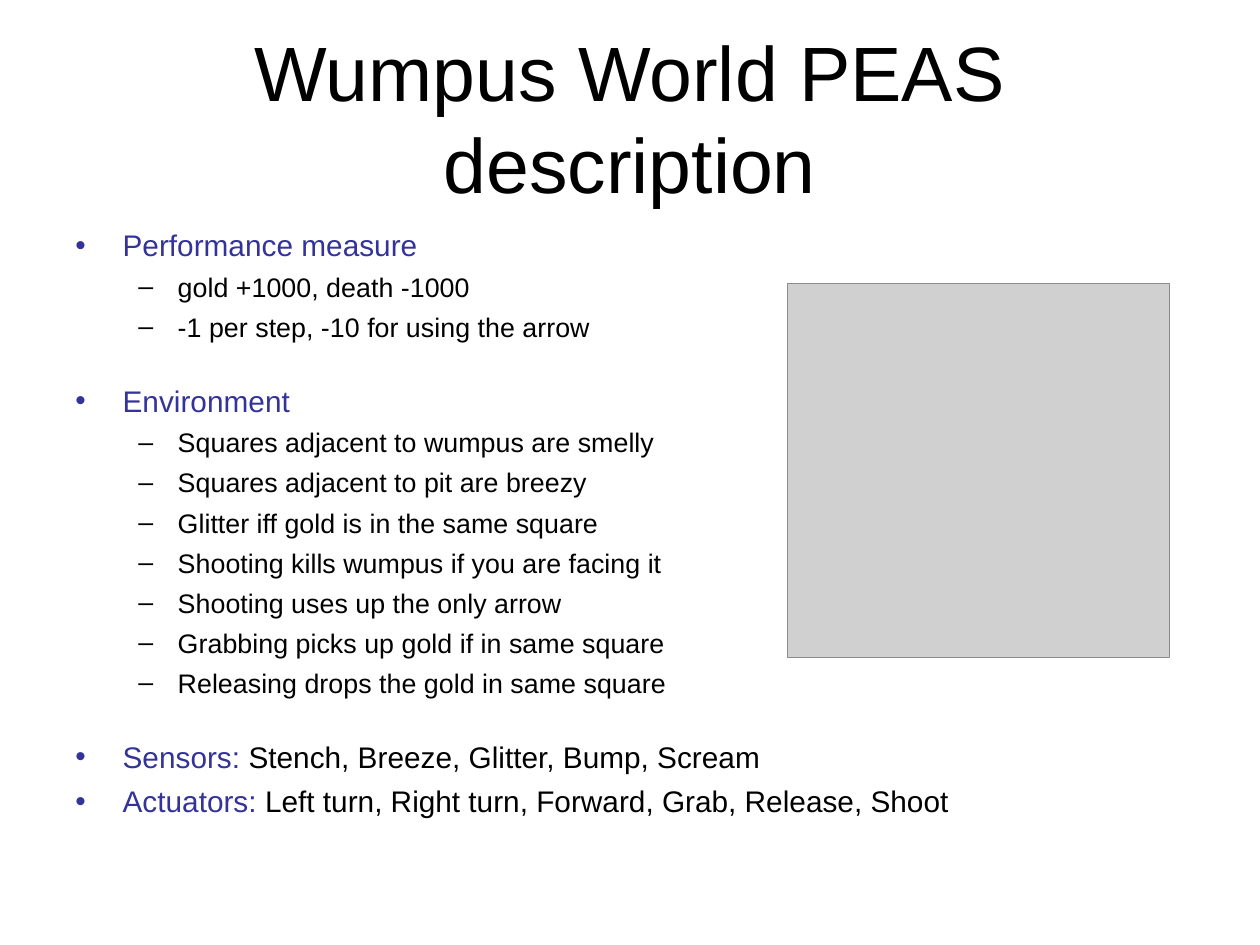
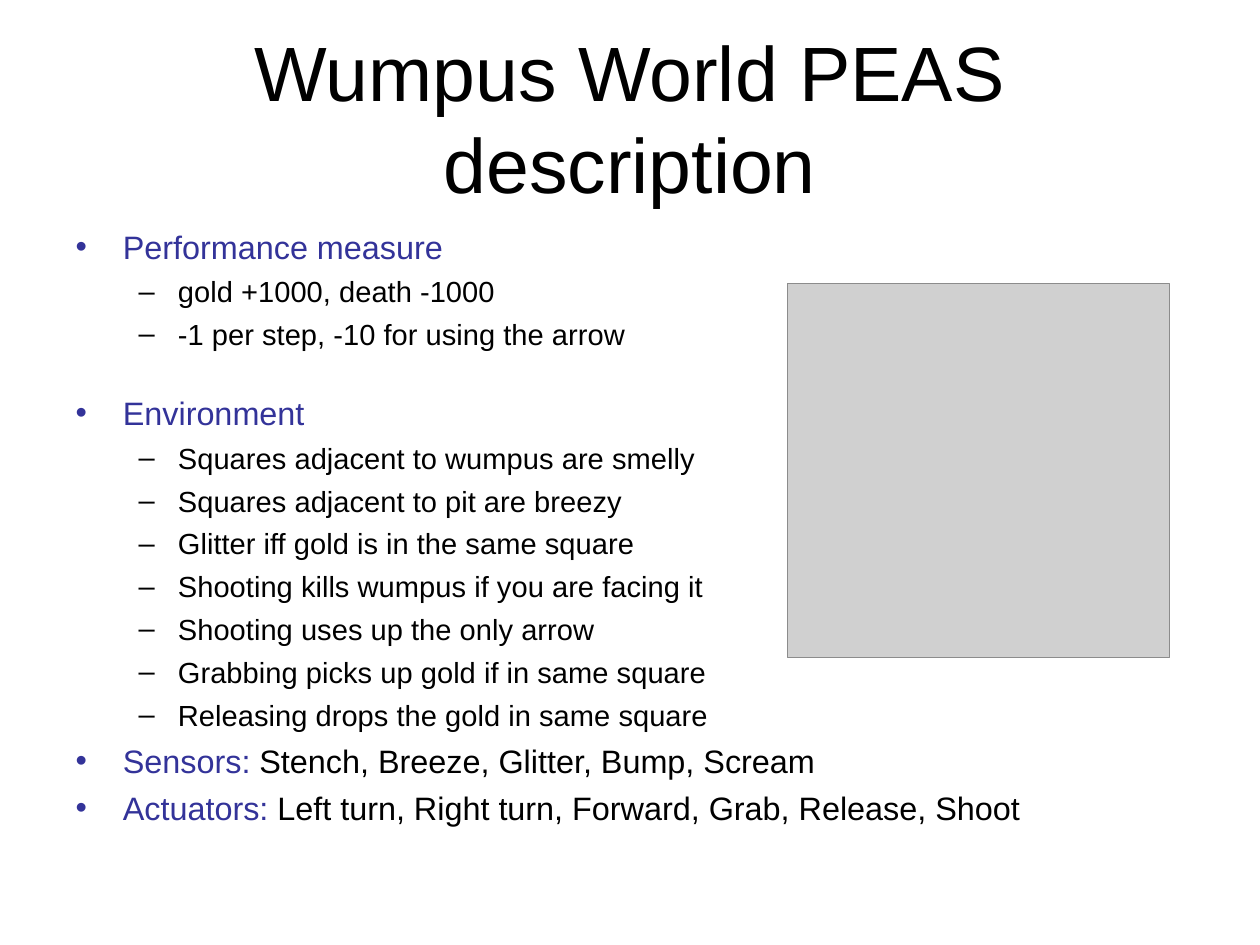
Before and after one commit to Rafi-afridi/Artificial_intelligence, a slide deck: slide 5 of Book slides/m7-logic.ppt. Drawn at 1260x945 pixels with LibreOffice and Linux fonts; fonts in the diff are those of the drawing; grey boxes stand for pictures. Boxes give left, top, right and bottom in pixels: in the first picture for what was removed or moved away, otherwise in the second. Text is boxed around its words. In the diff, an @@ line names an element or a change of style, - is before the commit and + after.

```diff
--- a/Book slides/m7-logic.ppt
+++ b/Book slides/m7-logic.ppt
@@ text "Performance measure" at box(123, 235, 1020, 826): size 17 to 18.5 pt in "Performance measure", "Environment", "Sensors: Stench, Breeze, Glitter, Bump, Scream", "Actuators: Left turn, Right turn, Forward, Grab, ..."; size 15.3 to 16.6 pt in "gold +1000, death -1000", "-1 per step, -10 for using the ...", "Squares adjacent to wumpus are smelly", "Squares adjacent to pit are breezy" and 5 more places @@
```
Also in this commit, not shown: 15 other slides changed, 5 other files.
